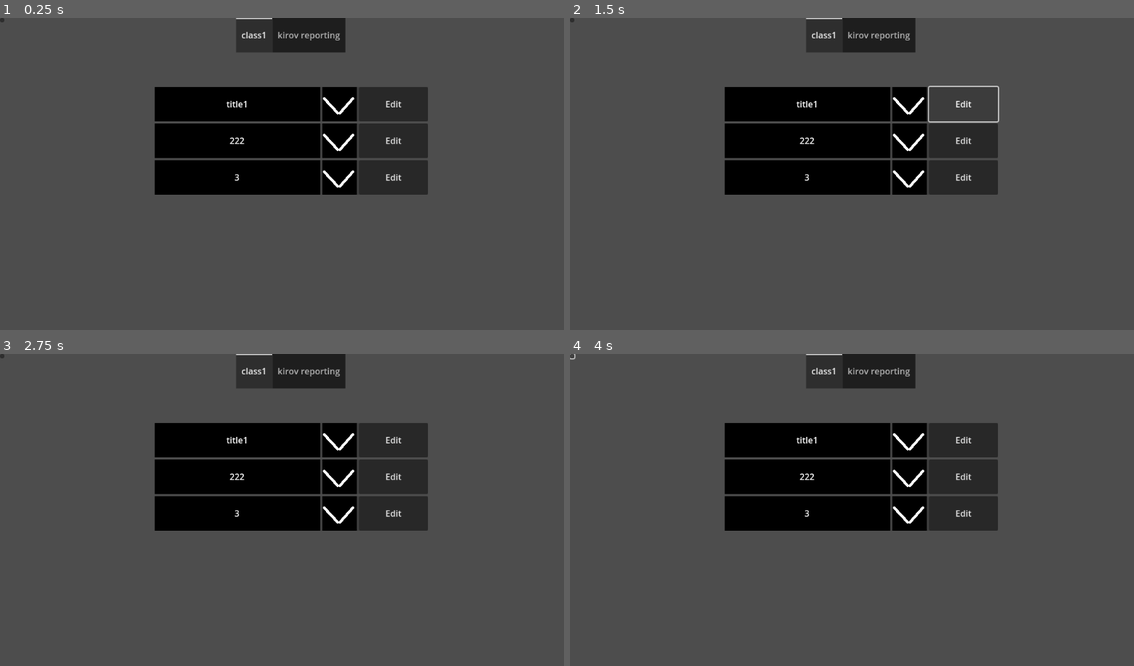
Above: before the commit, frames 1-4 (two rows, left to right).
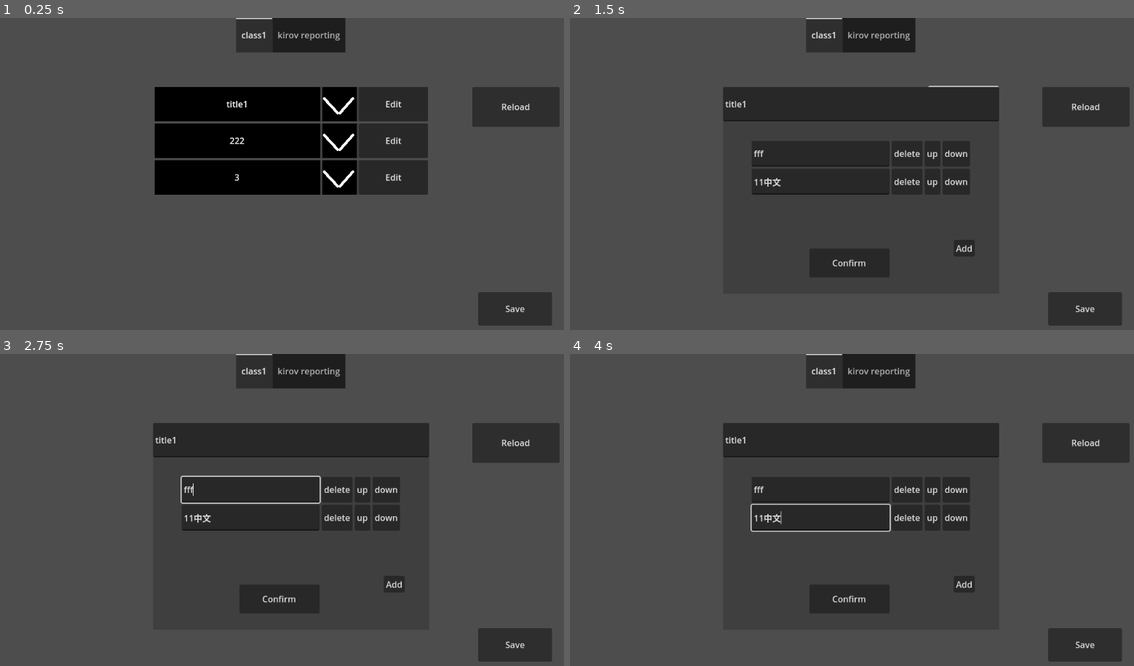
Above: after the commit, the same moments.

Repository: lfoxhlnut/KeyManager
Game: Godot game, scene res://ui/main.tscn
Same seed, same stepped clock (60 frames per second), same inputs: the game is played once before the commit and once after it.
Inputs (mouse positions are in pixels of both pictures, inside the frame that each line leads up to; where the layout moved, square brackets give the same spot in the first picture):
- Up to frame 1 (0.25 s): no input
- Up to frame 2 (1.5 s): click "title1" at 0.5 s; click "Edit" at 1.25 s
- Up to frame 3 (2.75 s): click "222" at 2 s
- Up to frame 4 (4 s): click "3" at 2.75 s; click (1083, 644) [570, 357] at 3.5 s

The runs differ from the first frame. In frame 1, 3.3% of the frame differs, in the area x 0-100%, y 0-99%; in frame 2, 17%; in frame 3, 17%; in frame 4, 17%.
Error before the commit: Parse Error: Could not find type "File" in the current scope. (res://script/global.gd:29)

Commit message:
file io completed, bug fix
修复了读取文件时丢失第二条 info 的 bug
Data 的 from_string 方法修改为静态方法
修复了 edit window 打印调试信息格式不统一的问题
修复了 edit window 不记录对标题的修改的问题

Diff:
--- a/script/Content.gd
+++ b/script/Content.gd
@@ -26,6 +26,7 @@
 		],
 	}
 	v_box.position.x = 0.5 * size.x
+
 	pass
 
 
@@ -49,16 +50,16 @@
 func _on_title_tab_changed(tab: int) -> void:
 	free_vbox_children()
 	var key: String = title.get_tab_title(title.current_tab)
-	for i: Data in data_dict[key]:
+	for id: int in data_dict[key].size():
 		var item: Item = ItemTscn.instantiate()
 		v_box.add_child(item)
 		item.resized.connect(func():
 			v_box.position.x = 0.5 * size.x - 0.5 * item.size.x
 		)
 		item.data_modified.connect(func():
-			data_dict[key] = item.data
+			data_dict[key][id] = item.data
 		)
-		item.data = i
+		item.data = data_dict[key][id]
 		# 真奇怪, 无论怎么设置 vbox 的 pos 都没用, remote 检查器里的数据和
 		# print 打印出来的数据不一样, 必须手动点击一下展开, vbox 的位置才是正确的
 		item._on_unfold_toggled(true)
@@ -72,4 +73,9 @@
 
 
 func _on_save_pressed() -> void:
-	pass # Replace with function body.
+	print_debug("ready to save:", data_dict)
+	Global.save(data_dict)
+
+
+func _on_reload_pressed() -> void:
+	data_dict = Global.load_save()
--- a/script/data.gd
+++ b/script/data.gd
@@ -20,9 +20,10 @@
 	return "%s%s%s" % [title, delimiter, delimiter.join(info)]
 
 
-func from_string(s: String) -> void:
+static func from_string(s: String) -> Data:
 	var pieces := s.split(delimiter)
-	title = pieces[0]
-	info.clear()
-	for i: int in range(2, pieces.size()):
-		info.append(pieces[i])
+	var _title: String = pieces[0]
+	var _info: Array[String] = []
+	for i: int in range(1, pieces.size()):
+		_info.append(pieces[i])
+	return Data.new(_title, _info)
--- a/script/edit_window.gd
+++ b/script/edit_window.gd
@@ -118,13 +118,14 @@
 
 
 func _on_confirm_pressed() -> void:
+	data.title = head.text
 	data.info = []
 	for i: MyLineEdit in get_lines():
 		if i.text != "":
 			data.info.append(i.text)
 
 	if Global.DEBUG:
-		print("confirmed data:\n\ttitle: [%s]\ncontent: [%s]" % [data.title, data.info])
+		print("confirmed data:\n\ttitle: [%s]\n\tcontent: [%s]" % [data.title, data.info])
 	confirmed.emit(data)
 
 
--- a/script/global.gd
+++ b/script/global.gd
@@ -24,24 +24,51 @@
 func get_hud() -> HUD:
 	return get_node("../Main/HUD") as HUD
 
+"""
+data_dict = {
+	"class1": [
+		Data.new("title1", ["fff", "11中文"]),
+		Data.new("222", ["password", "11中文"]),
+		Data.new("3", ["password", "11中文"]),
+	],
+	"kirov reporting": [
+		Data.new("vehicle", ["fff", "11中文"]),
+		Data.new("222", ["password", "11中文"]),
+		Data.new("3", ["password", "11中文"]),
+	],
+}
+var encoded := JSON.stringify(data_dict)
+var decoded: Dictionary = JSON.parse_string(encoded)
+print(decoded)
+print(typeof(decoded["class1"]))	# Array
+print(decoded["class1"][0] is String)	# true
+"""
 
 func save(data_dict := {}) -> void:
-	var data: File = File.new()
-	var err := data.open_encrypted_with_pass(DATA_PATH, File.WRITE, DATA_KEY)
-	if err:
-		warn("存档失败, 错误代码 %s" % err)
-	if data.is_open():
-		print_debug("Saving...")
-#		print_debug(JSON.print(d))
-		data.store_pascal_string(JSON.print(d))
-	else:
-		print_debug("存档失败", err)
-		warn("Can't save datas. Please make sure the data file 「%s」 is not being used." % DATA_PATH)
-	data.close()
-	data.unreference()
-	pass
+	var save_file := FileAccess.open_encrypted_with_pass(SAVE_PATH, FileAccess.WRITE, SAVE_KEY)
+	if save_file == null:
+		print_debug("存档失败, 错误代码 %s" % FileAccess.get_open_error())
+	save_file.store_pascal_string(JSON.stringify(data_dict))
+	save_file.close()
 
 
-func load() -> Dictionary:
+func load_save() -> Dictionary:
 	var res := {}
+	var save_file := FileAccess.open_encrypted_with_pass(SAVE_PATH, FileAccess.READ, SAVE_KEY)
+	if save_file == null:
+		print_debug("读取失败, 错误代码 %s" % FileAccess.get_open_error())
+	var t: Dictionary = JSON.parse_string(save_file.get_pascal_string())
+	print_debug("\n\n what is read:", t)
+	for key: String in t:
+		var data_arr: Array[Data] = []
+		print_debug("\n\n t[%s] is %s" % [key, t[key]])
+		if t[key] is String:
+			t[key] = [t[key]]
+		for i: String in t[key]:
+			data_arr.append(Data.from_string(i))
+			assert(data_arr[-1] is Data)
+		print_debug("\n\n what is converted:", data_arr)
+		res[key] = data_arr.duplicate()
+
+	save_file.close()
 	return res
--- a/script/item.gd
+++ b/script/item.gd
@@ -82,6 +82,7 @@
 	Global.get_hud().add_child(ew)
 	Global.get_hud().exclusive_mouse = true
 
+
 func _on_head_or_body_resized() -> void:
 	if not is_node_ready():
 		await ready
@@ -89,6 +90,9 @@
 	# 再者, 用 size 的话, 如果写 custom_minimum_size.y = size.y, 那就二者不会再变小
 	if body.visible:
 		custom_minimum_size.x = maxf(head.size.x, body.size.x)
-		custom_minimum_size.y = head.size.y + body.size.y
+
+		# head 和 body 之间可能有空隙, 不能直接用 head.size.y + body.size.y
+		# BUG: 然而似乎视觉上还是有些小错误, 再说吧
+		custom_minimum_size.y = (body.position.y - head.position.y) + body.size.y
 	else:
 		custom_minimum_size.y = head.size.y
--- a/ui/main.tscn
+++ b/ui/main.tscn
@@ -1,7 +1,7 @@
 [gd_scene load_steps=4 format=3 uid="uid://cg54ffl27sd7c"]
 
 [ext_resource type="Script" path="res://script/main.gd" id="1_sfe7e"]
-[ext_resource type="Script" path="res://script/Content.gd" id="2_1nopt"]
+[ext_resource type="Script" path="res://script/content.gd" id="2_gs1wt"]
 [ext_resource type="PackedScene" uid="uid://k5r1oyboiqjk" path="res://ui/hud.tscn" id="3_tn6l6"]
 
 [node name="Main" type="Node"]
@@ -14,7 +14,7 @@
 anchor_bottom = 1.0
 grow_horizontal = 2
 grow_vertical = 2
-script = ExtResource("2_1nopt")
+script = ExtResource("2_gs1wt")
 
 [node name="Title" type="TabBar" parent="Content"]
 custom_minimum_size = Vector2(0, 64)
@@ -29,11 +29,26 @@
 
 [node name="Save" type="Button" parent="Content"]
 layout_mode = 0
-offset_right = 8.0
-offset_bottom = 8.0
+anchor_left = 0.821296
+anchor_top = 0.795313
+anchor_right = 0.948148
+anchor_bottom = 0.892187
+text = "Save"
+metadata/_edit_use_anchors_ = true
+
+[node name="Reload" type="Button" parent="Content"]
+layout_mode = 0
+anchor_left = 0.811111
+anchor_top = 0.2
+anchor_right = 0.961111
+anchor_bottom = 0.315625
+text = "Reload
+"
+metadata/_edit_use_anchors_ = true
 
 [node name="HUD" parent="." instance=ExtResource("3_tn6l6")]
 
 [connection signal="resized" from="Content/Title" to="Content" method="_on_title_resized"]
 [connection signal="tab_changed" from="Content/Title" to="Content" method="_on_title_tab_changed"]
 [connection signal="pressed" from="Content/Save" to="Content" method="_on_save_pressed"]
+[connection signal="pressed" from="Content/Reload" to="Content" method="_on_reload_pressed"]
Binary file changed: tmp_save.txt
Not shown, changed: .gitignore
